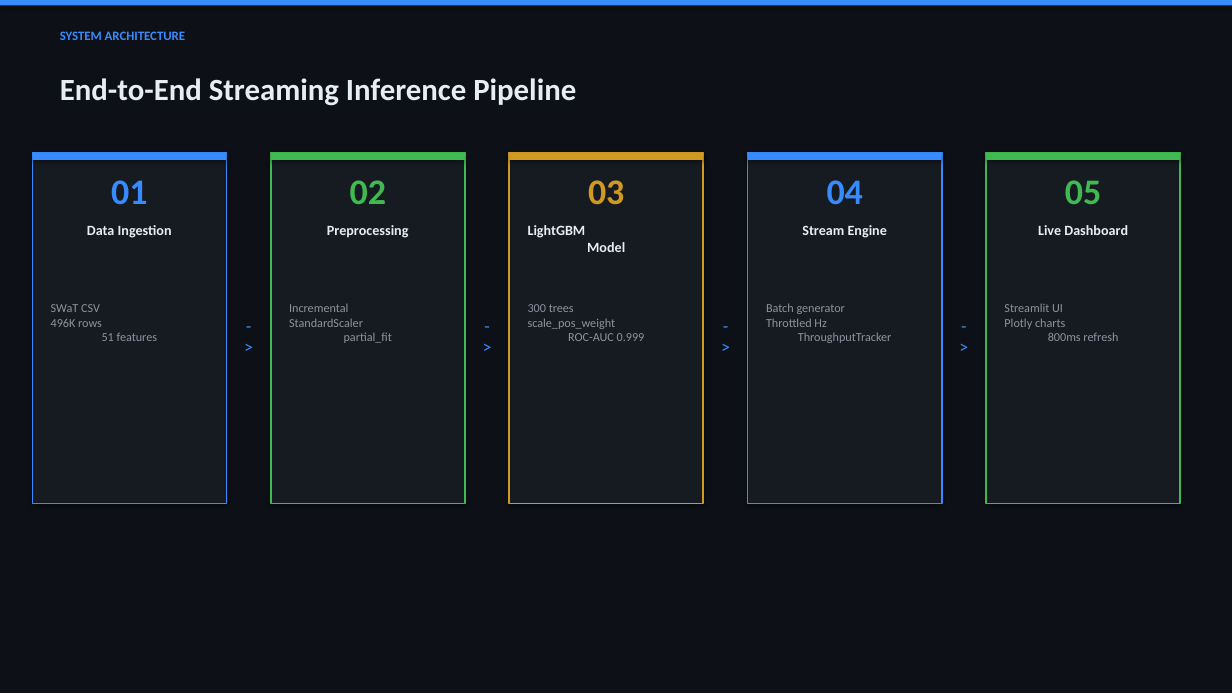
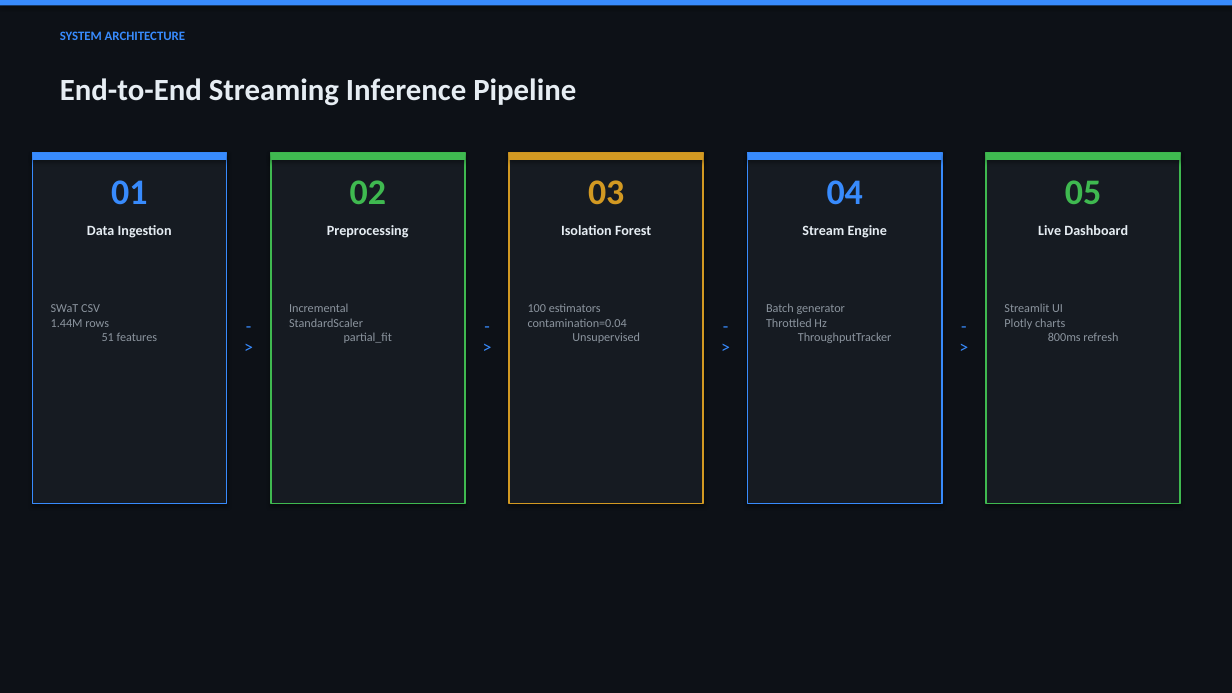
Before and after one commit to Senayldz/ml-for-streaming-data, a slide deck: slide 3 of reports/SWaT_Evaluation_Report.pptx. Drawn at 1232x693 pixels with LibreOffice and Linux fonts; fonts in the diff are those of the drawing. Boxes give left, top, right and bottom in pixels: in the first picture for what was removed or moved away, otherwise in the second. Text is boxed around its words. In the diff, an @@ line names an element or a change of style, - is before the commit and + after.

Commit message:
fix(model): correct anomaly score normalization and update evaluation reports

```diff
--- a/reports/SWaT_Evaluation_Report.pptx
+++ b/reports/SWaT_Evaluation_Report.pptx
@@ text at <box>561,225,651,235</box>: text changed @@
-LightGBM
-Model
+Isolation Forest
@@ text at <box>51,304,158,341</box>: text changed @@
-SWaT CSV
-496K rows
-51 features
+SWaT CSV
+1.44M rows
+51 features
@@ text at <box>528,304,640,343</box>: text changed @@
-300 trees
-scale_pos_weight
-ROC-AUC 0.999
+100 estimators
+contamination=0.04
+Unsupervised
```
Also in this commit, not shown: 3 other slides changed, 7 other files.
